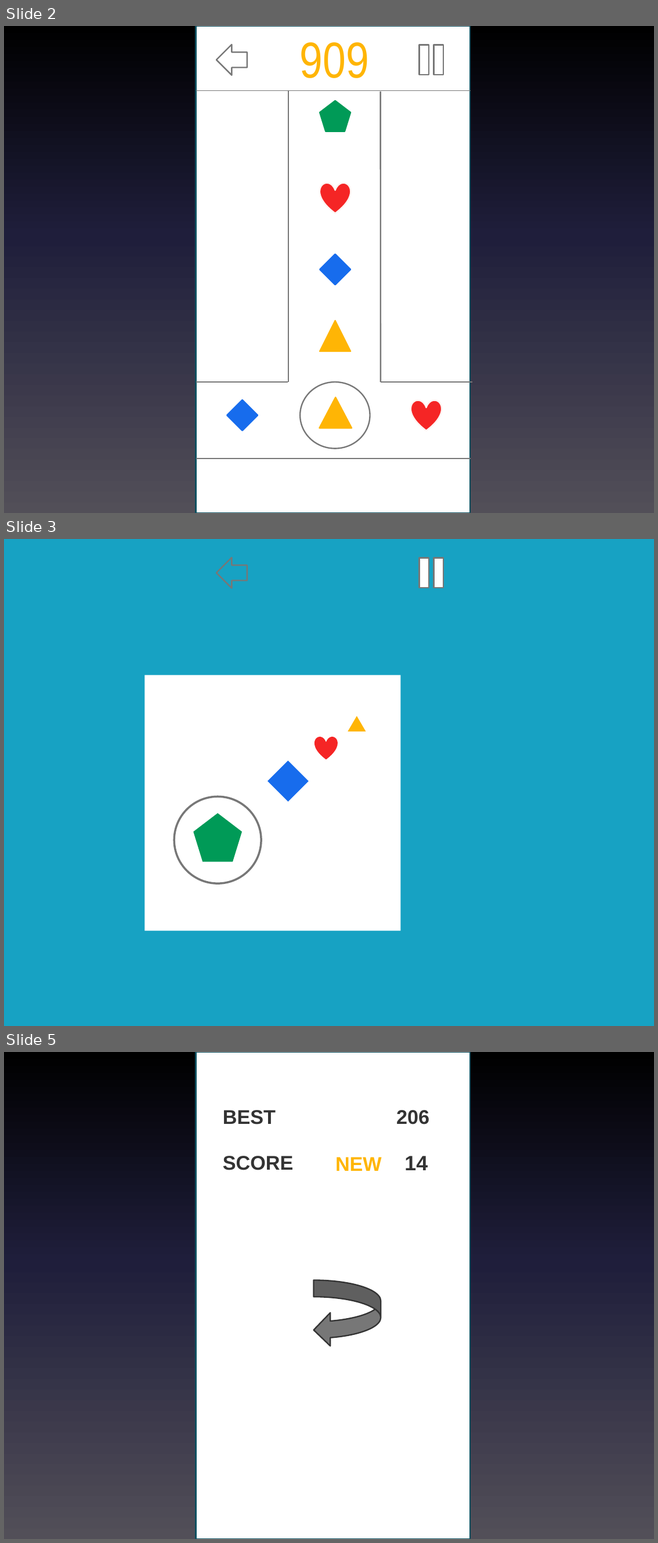
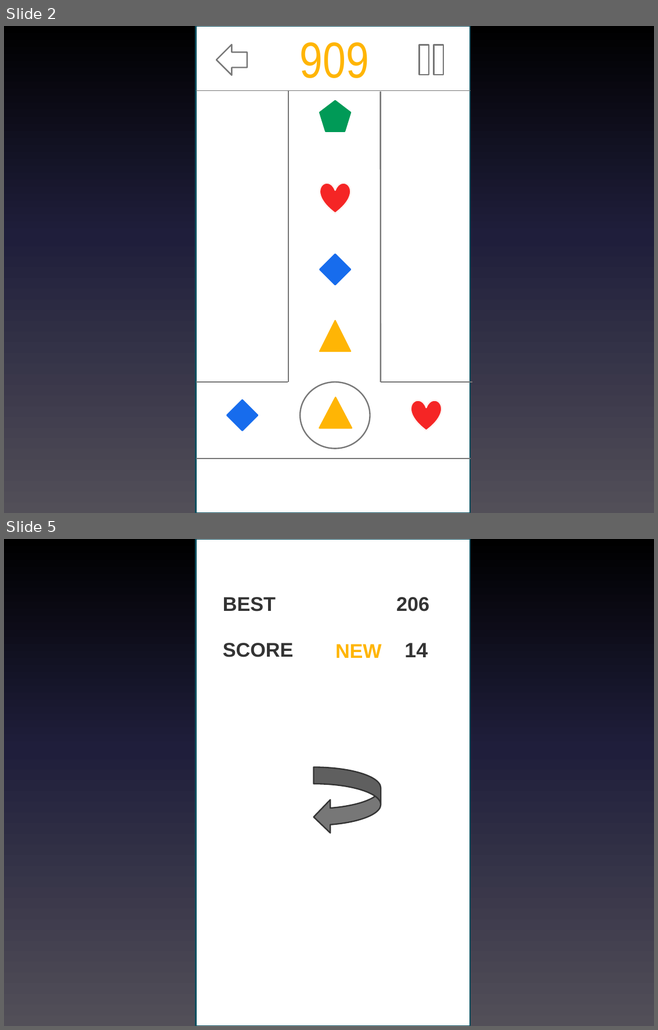
Before and after one commit to seovi/CubeProject, a slide deck: CubeProject/cube_UI.pptx. Shown one above the other, each under a label of ours: slides 2, 3 and 5 before the commit, slides 2 and 5 after it; the slides between them are not shown. The pictures are 658x1543 and 658x1030 pixels, drawn with LibreOffice and Linux fonts; fonts in the diff are those of the drawing. Boxes give left, top, right and bottom in pixels: in the first picture for what was removed or moved away, otherwise in the second. Text is boxed around its words. In the diff, an @@ line names an element or a change of style, - is before the commit and + after.

```diff
--- a/CubeProject/cube_UI.pptx
+++ b/CubeProject/cube_UI.pptx
@@ slide 3 removed at box(4, 539, 654, 1026), background #17A2C3 @@
@@ math equal removed at box(411, 553, 452, 594) @@
@@ left arrow removed at box(216, 558, 247, 588) @@
@@ group removed at box(145, 675, 401, 931): 1 rectangle, 1 heart, 1 diamond, 1 triangle, 1 pentagon, 1 ellipse @@
```
Also in this commit, not shown: 1 slide changed, 1 slide added, 22 other files.
